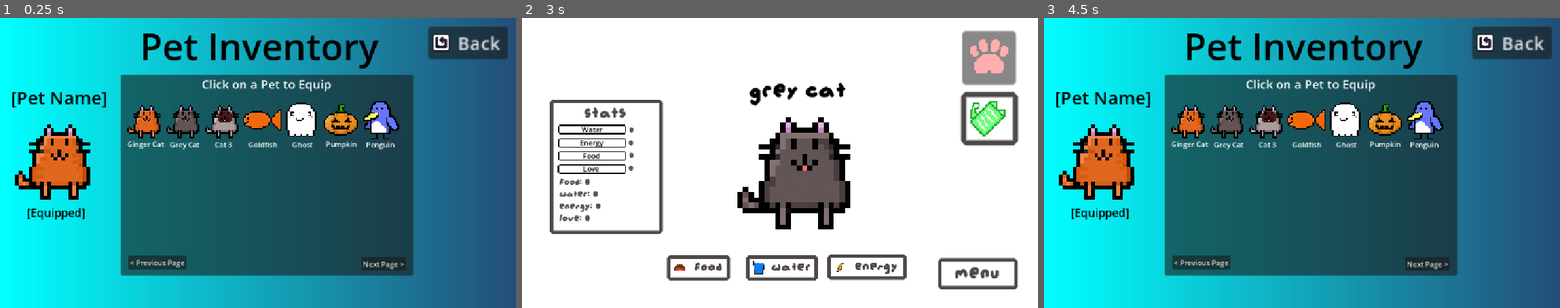
Above: before the commit, frames 1-3 (left to right).
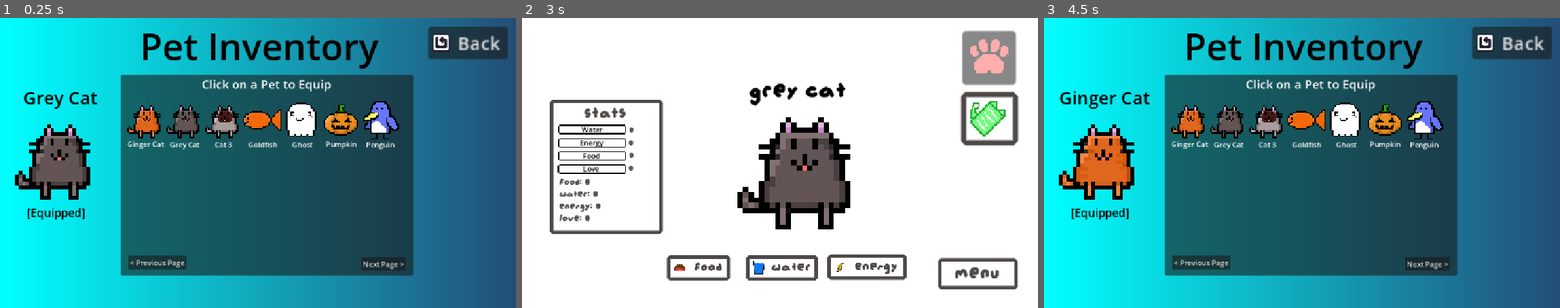
Above: after the commit, the same moments.

Repository: smallzdev/Tomagotchi-game
Game: Godot game, scene res://scenes/menus/pets.tscn
Two runs of this game, one before a commit and one after it. Both use one fixed random seed, a clock stepped at 60 frames per second and the inputs below. This scene is started directly instead of the project's main scene.
Inputs (mouse positions are in pixels of both pictures, inside the frame that each line leads up to):
- Up to frame 1 (0.25 s): no input
- Up to frame 2 (3 s): click "Next Page >" at 0.5 s; click "Next Page >" at 1.25 s; click "< Previous Page" at 2 s; click "Back" at 2.75 s
- Up to frame 3 (4.5 s): click (1513, 58) at 3.5 s; tap A at 4.25 s; move the mouse to (1188, 119) at 4.27 s; hold Right from 4.28 s (still down); hold E (interact) from 4.28 s (still down); click (1188, 119) at 4.42 s

The runs differ from the first frame. In frame 1, 1.9% of the frame differs, in the area x 2-21%, y 25-62%; in frame 2, nothing differs; in frame 3, 0.5%.

Commit message:
Equip Menu functionality
Made the equip menu functional.

Yay finally! I did a lot of fiddling because I kinda struggled.

Anyways, it works now for characters 1, 2, 3.

Also I made a show outline version of all the pets ill add later.

Diff:
--- a/scenes/menus/pet_equip.gd
+++ b/scenes/menus/pet_equip.gd
@@ -5,21 +5,48 @@
 
 # Called when the node enters the scene tree for the first time.
 func _ready() -> void:
-	pass # Replace with function body.
+	loadEquippedPet()
 
-
-# Called every frame. 'delta' is the elapsed time since the previous frame.
-func _process(delta: float) -> void:
-	pass
-
-
-
+# Pet 1 - "Ginger Cat"
 func _on_petsprite1_equip_event(viewport: Node, event: InputEvent, shape_idx: int) -> void:
 	if event is InputEventMouseButton and event.pressed and event.button_index == MOUSE_BUTTON_LEFT:
+		print("colison detected")
 		if Global.pet1owned == true:
-			equippedPetName.text = "Ginger Cat"
-			equippedPetSprite.animation = "ginger cat"
 			Global.pet = 1
+			loadEquippedPet()
+			print("Pet " + str(Global.pet) + " equipped!")
 		else:
 			print("Error, pet 1 is not owned")
-		print("colison detected")
+
+# Pet 2 - "Grey Cat"
+func _on_spritepet2_equipped(viewport: Node, event: InputEvent, shape_idx: int) -> void:
+	if event is InputEventMouseButton and event.pressed and event.button_index == MOUSE_BUTTON_LEFT:
+		if Global.pet2owned == true:
+			Global.pet = 2
+			loadEquippedPet()
+			print("Pet " + str(Global.pet) + " equipped!")
+		else:
+			print("Error, pet 2 is not owned")
+
+# Pet 3 - "Cat3"
+func _on_petsprite3_equipped(viewport: Node, event: InputEvent, shape_idx: int) -> void:
+	if event is InputEventMouseButton and event.pressed and event.button_index == MOUSE_BUTTON_LEFT:
+		if Global.pet3owned == true:
+			Global.pet = 3
+			loadEquippedPet()
+			print("Pet " + str(Global.pet) + " equipped!")
+		else:
+			print("Error, pet 3 is not owned.")
+
+# loads and displays the current equipped pet
+func loadEquippedPet():
+	if Global.pet == 1:
+		equippedPetName.text = "Ginger Cat"
+		equippedPetSprite.animation = "ginger cat"
+	if Global.pet == 2:
+		equippedPetName.text = "Grey Cat"
+		equippedPetSprite.animation = "grey cat"
+	if Global.pet == 3:
+		equippedPetName.text = "Cat3"
+		equippedPetSprite.animation = "cat3"
+	equippedPetSprite.frame = 0
--- a/scenes/menus/pets.tscn
+++ b/scenes/menus/pets.tscn
@@ -10,6 +10,7 @@
 [ext_resource type="Texture2D" uid="uid://bss1sxgy0cdx1" path="res://Resources/InUse/TamagotchiCustomAssets/pets/goldfish.png" id="4_y4cg6"]
 [ext_resource type="Texture2D" uid="uid://dfer5a36n2qsn" path="res://Resources/InUse/TamagotchiCustomAssets/pets/pumpin.png" id="6_u5fce"]
 [ext_resource type="Texture2D" uid="uid://bwnu12weboyh4" path="res://Resources/InUse/TamagotchiCustomAssets/pets/penguin.png" id="7_u5fce"]
+[ext_resource type="Script" uid="uid://dmqw6rtj7oams" path="res://scenes/menus/pet_sprite.gd" id="9_7pubi"]
 
 [sub_resource type="Gradient" id="Gradient_i76b6"]
 colors = PackedColorArray(0, 1, 1, 1, 0.13909006, 0.3063838, 0.46577227, 1)
@@ -140,6 +141,7 @@
 offset_top = 127.0
 offset_right = 923.0
 offset_bottom = 575.0
+mouse_filter = 2
 
 [node name="Area2D" type="Area2D" parent="Panel" unique_id=849678404]
 script = ExtResource("1_y4cg6")
@@ -164,6 +166,7 @@
 shape = SubResource("RectangleShape2D_stm8k")
 
 [node name="Area2D2" type="Area2D" parent="Panel" unique_id=696430025]
+script = ExtResource("1_y4cg6")
 
 [node name="PetLabel2" type="Label" parent="Panel/Area2D2" unique_id=1842924606]
 offset_left = 99.0
@@ -210,6 +213,7 @@
 text = "< Previous Page"
 
 [node name="Area2D3" type="Area2D" parent="Panel" unique_id=639546250]
+script = ExtResource("1_y4cg6")
 
 [node name="PetLabel3" type="Label" parent="Panel/Area2D3" unique_id=922007463]
 offset_left = 185.0
@@ -231,6 +235,7 @@
 shape = SubResource("RectangleShape2D_stm8k")
 
 [node name="Area2D4" type="Area2D" parent="Panel" unique_id=681257340]
+script = ExtResource("1_y4cg6")
 
 [node name="PetLabel4" type="Label" parent="Panel/Area2D4" unique_id=1508876455]
 offset_left = 272.0
@@ -252,6 +257,7 @@
 shape = SubResource("RectangleShape2D_stm8k")
 
 [node name="Area2D5" type="Area2D" parent="Panel" unique_id=1393599030]
+script = ExtResource("1_y4cg6")
 
 [node name="PetSprite5" type="AnimatedSprite2D" parent="Panel/Area2D5" unique_id=1706576864]
 texture_filter = 1
@@ -273,6 +279,7 @@
 shape = SubResource("RectangleShape2D_stm8k")
 
 [node name="Area2D6" type="Area2D" parent="Panel" unique_id=6458623]
+script = ExtResource("1_y4cg6")
 
 [node name="PetLabel6" type="Label" parent="Panel/Area2D6" unique_id=107814899]
 offset_left = 448.0
@@ -294,6 +301,7 @@
 shape = SubResource("RectangleShape2D_stm8k")
 
 [node name="Area2D7" type="Area2D" parent="Panel" unique_id=858898978]
+script = ExtResource("9_7pubi")
 
 [node name="PetLabel7" type="Label" parent="Panel/Area2D7" unique_id=874156790]
 offset_left = 535.0
@@ -315,6 +323,7 @@
 shape = SubResource("RectangleShape2D_stm8k")
 
 [node name="Area2D8" type="Area2D" parent="Panel" unique_id=795091390]
+script = ExtResource("1_y4cg6")
 
 [node name="PetLabel8" type="Label" parent="Panel/Area2D8" unique_id=1003969453]
 offset_left = 43.0
@@ -335,6 +344,7 @@
 shape = SubResource("RectangleShape2D_stm8k")
 
 [node name="Area2D9" type="Area2D" parent="Panel" unique_id=412371742]
+script = ExtResource("1_y4cg6")
 
 [node name="PetSprite9" type="AnimatedSprite2D" parent="Panel/Area2D9" unique_id=1794594538]
 texture_filter = 1
@@ -355,6 +365,7 @@
 shape = SubResource("RectangleShape2D_stm8k")
 
 [node name="Area2D10" type="Area2D" parent="Panel" unique_id=1099495560]
+script = ExtResource("1_y4cg6")
 
 [node name="PetSprite10" type="AnimatedSprite2D" parent="Panel/Area2D10" unique_id=2137895432]
 texture_filter = 1
@@ -375,6 +386,7 @@
 shape = SubResource("RectangleShape2D_stm8k")
 
 [node name="Area2D11" type="Area2D" parent="Panel" unique_id=257555061]
+script = ExtResource("1_y4cg6")
 
 [node name="PetSprite11" type="AnimatedSprite2D" parent="Panel/Area2D11" unique_id=777718581]
 texture_filter = 1
@@ -395,6 +407,7 @@
 shape = SubResource("RectangleShape2D_stm8k")
 
 [node name="Area2D12" type="Area2D" parent="Panel" unique_id=955258604]
+script = ExtResource("1_y4cg6")
 
 [node name="PetSprite12" type="AnimatedSprite2D" parent="Panel/Area2D12" unique_id=730127818]
 texture_filter = 1
@@ -415,6 +428,7 @@
 shape = SubResource("RectangleShape2D_stm8k")
 
 [node name="Area2D13" type="Area2D" parent="Panel" unique_id=568110576]
+script = ExtResource("1_y4cg6")
 
 [node name="PetSprite13" type="AnimatedSprite2D" parent="Panel/Area2D13" unique_id=1346626467]
 texture_filter = 1
@@ -435,6 +449,7 @@
 shape = SubResource("RectangleShape2D_stm8k")
 
 [node name="Area2D14" type="Area2D" parent="Panel" unique_id=1706588338]
+script = ExtResource("1_y4cg6")
 
 [node name="PetSprite14" type="AnimatedSprite2D" parent="Panel/Area2D14" unique_id=539687702]
 texture_filter = 1
@@ -455,6 +470,7 @@
 shape = SubResource("RectangleShape2D_stm8k")
 
 [node name="Area2D15" type="Area2D" parent="Panel" unique_id=1470557483]
+script = ExtResource("1_y4cg6")
 
 [node name="PetSprite15" type="AnimatedSprite2D" parent="Panel/Area2D15" unique_id=2062850526]
 texture_filter = 1
@@ -475,6 +491,7 @@
 shape = SubResource("RectangleShape2D_stm8k")
 
 [node name="Area2D16" type="Area2D" parent="Panel" unique_id=284185274]
+script = ExtResource("1_y4cg6")
 
 [node name="PetSprite16" type="AnimatedSprite2D" parent="Panel/Area2D16" unique_id=493273246]
 texture_filter = 1
@@ -495,6 +512,7 @@
 shape = SubResource("RectangleShape2D_stm8k")
 
 [node name="Area2D17" type="Area2D" parent="Panel" unique_id=1041511128]
+script = ExtResource("1_y4cg6")
 
 [node name="PetSprite17" type="AnimatedSprite2D" parent="Panel/Area2D17" unique_id=1573401041]
 texture_filter = 1
@@ -515,6 +533,7 @@
 shape = SubResource("RectangleShape2D_stm8k")
 
 [node name="Area2D18" type="Area2D" parent="Panel" unique_id=737182961]
+script = ExtResource("1_y4cg6")
 
 [node name="PetLabel18" type="Label" parent="Panel/Area2D18" unique_id=5384068]
 offset_left = 304.0
@@ -535,6 +554,7 @@
 shape = SubResource("RectangleShape2D_stm8k")
 
 [node name="Area2D19" type="Area2D" parent="Panel" unique_id=1245438390]
+script = ExtResource("1_y4cg6")
 
 [node name="PetSprite19" type="AnimatedSprite2D" parent="Panel/Area2D19" unique_id=886134173]
 texture_filter = 1
@@ -555,6 +575,7 @@
 shape = SubResource("RectangleShape2D_stm8k")
 
 [node name="Area2D20" type="Area2D" parent="Panel" unique_id=1782287803]
+script = ExtResource("1_y4cg6")
 
 [node name="PetSprite20" type="AnimatedSprite2D" parent="Panel/Area2D20" unique_id=874963585]
 texture_filter = 1
@@ -575,6 +596,7 @@
 shape = SubResource("RectangleShape2D_stm8k")
 
 [node name="Area2D21" type="Area2D" parent="Panel" unique_id=1272708034]
+script = ExtResource("1_y4cg6")
 
 [node name="PetSprite21" type="AnimatedSprite2D" parent="Panel/Area2D21" unique_id=838752106]
 texture_filter = 1
@@ -621,6 +643,7 @@
 theme_override_colors/font_color = Color(0, 0, 0, 1)
 theme_override_font_sizes/font_size = 40
 text = "[Pet Name]"
+horizontal_alignment = 1
 
 [node name="EquippedStatusLabel" type="Label" parent="." unique_id=692220823]
 offset_left = 60.0
@@ -644,3 +667,6 @@
 script = ExtResource("3_ehm21")
 
 [connection signal="input_event" from="Panel/Area2D" to="Panel/Area2D" method="_on_petsprite1_equip_event"]
+[connection signal="input_event" from="Panel/Area2D" to="Panel/Area2D" method="_on_petsprite2_equipped"]
+[connection signal="input_event" from="Panel/Area2D2" to="Panel/Area2D2" method="_on_spritepet2_equipped"]
+[connection signal="input_event" from="Panel/Area2D3" to="Panel/Area2D" method="_on_petsprite3_equipped"]
--- a/scripts/global.gd
+++ b/scripts/global.gd
@@ -12,9 +12,9 @@
 var pet = 2
 
 # pets and if they're owned
-var pet1owned = false
-var pet2owned = false
-var pet3owned = false
+var pet1owned = true
+var pet2owned = true
+var pet3owned = true
 var pet4owned = false
 var pet5owned = false
 var pet6owned = false
Not shown, added: Resources/InUse/TamagotchiCustomAssets/pets/Outlines/fish-outline.png.import
Not shown, added: Resources/InUse/TamagotchiCustomAssets/pets/Outlines/ghost-outline.png.import
Binary file added: Resources/InUse/TamagotchiCustomAssets/pets/Outlines/pumpin-shadow.png
Not shown, added: Resources/InUse/TamagotchiCustomAssets/pets/Outlines/pumpin-shadow.png.import
Not shown, added: Resources/InUse/TamagotchiCustomAssets/pets/Outlines/water.png.import
Not shown, added: Resources/InUse/TamagotchiCustomAssets/pets/Outlines/ArtCreationFiles/pumpkin-shadow.piskel
